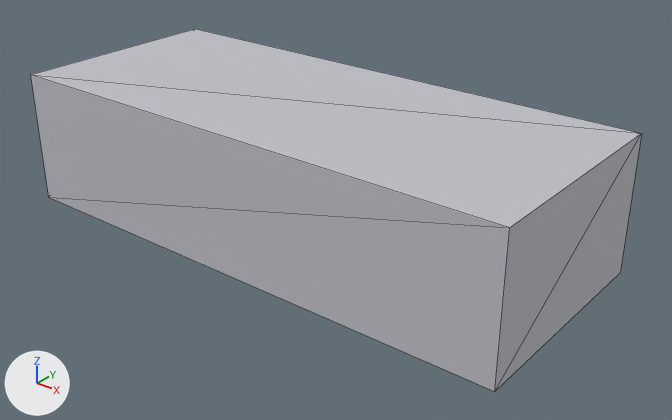
One commit to the glTF model public/engine-parts/mvp/v3-part-shadow-traeger-01.glb: the scene before it, then after it.
One viewpoint serves both versions: a camera (50 mm lens) standing at (1.174, -1.384, 0.782) and looking at (0.065, 0.003, -0.078). The axes (+X, +Y, +Z) are drawn at lower left. The lights are the same throughout. The older version comes first. Mesh edges are drawn as thin lines.

The first picture shows 'shadow_traeger_01'.
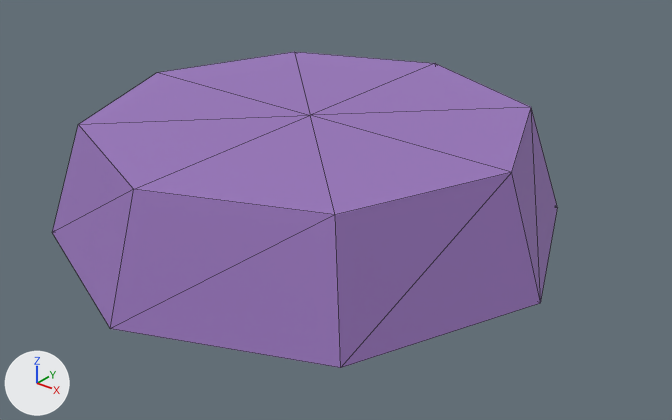
Edits to the bpy script that builds the scene:
```text
Change mat_shadow_traeger_01_meshmat:
    mat_shadow_traeger_01_meshmat.base_color: (0.55, 0.55, 0.6) -> (0.35, 0.2, 0.55)  # light grey #c4c4cb -> purple #a07cc4
Change me_shadow_traeger_01_mesh:
    used by ob_shadow_traeger_01; location = (0.0, 0.0, 0.0)
    remove me_shadow_traeger_01_mesh.from_pydata(...)  # 8 vertices, 12 faces; spans x -0.6..0.6, y -0.25..0.25, z -0.15..0.15
    add me_shadow_traeger_01_mesh.from_pydata(...)  # 18 vertices, 32 faces; spans x -0.55..0.55, y -0.55..0.55, z -0.12..0.12
    me_shadow_traeger_01_mesh part 1: the whole mesh is rebuilt
```

Changed parts and their boxes (x1, y1, x2, y2) in the pictures (672 x 420 px):
'shadow_traeger_01', recoloured, reshaped (17% narrower, 13% shorter)
    before: (31, 29, 642, 391)
    after: (52, 52, 558, 368)
